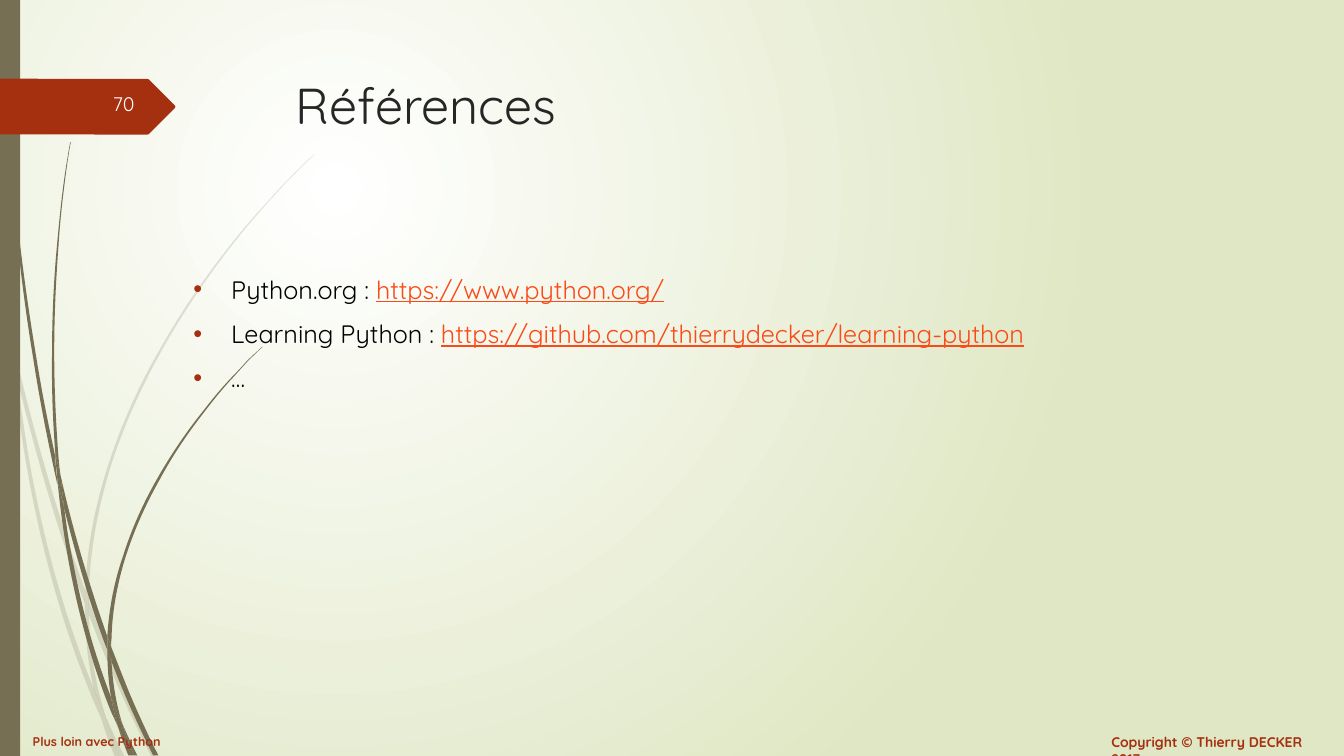
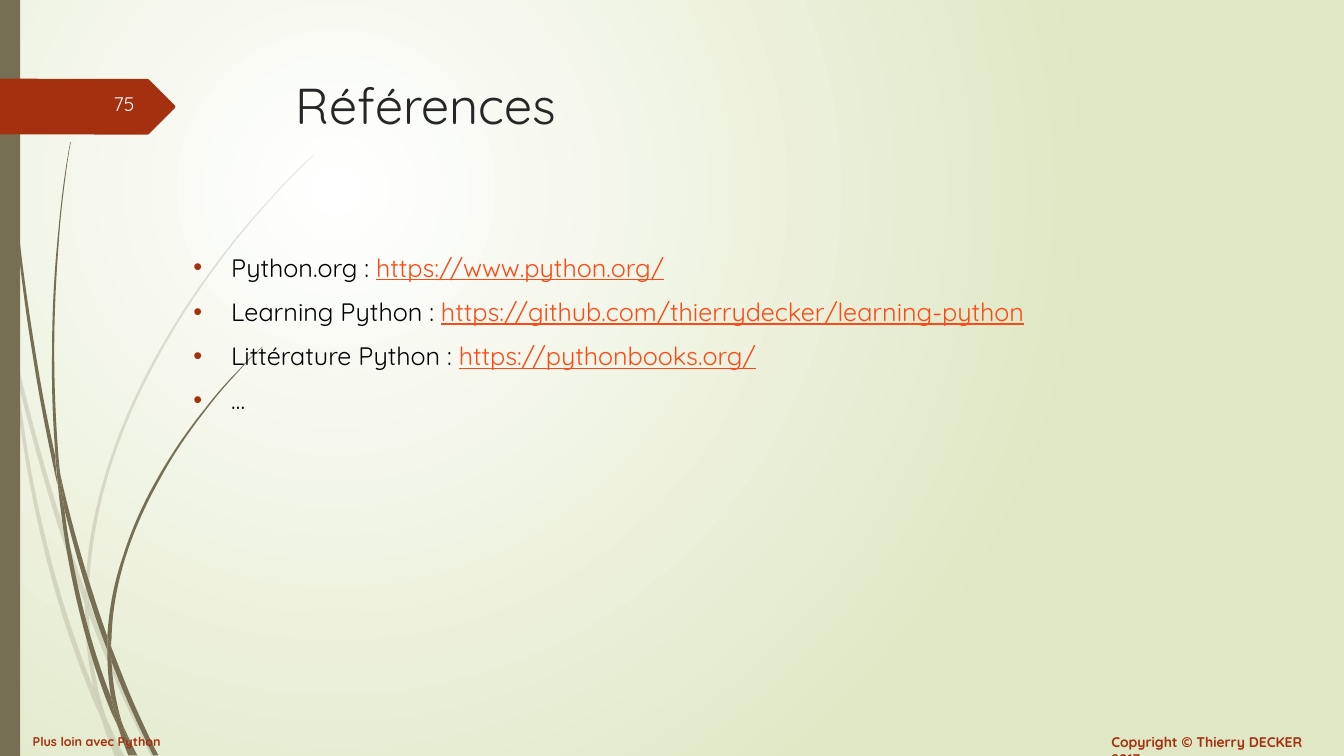
Before and after one commit to VikmanTheRacoon/learning-python, a slide deck: slide 75 of documentations/python-102.pptx (slide 70 before the commit). Drawn at 1344x756 pixels with LibreOffice and Linux fonts; fonts in the diff are those of the drawing. Boxes give left, top, right and bottom in pixels: in the first picture for what was removed or moved away, otherwise in the second. Text is boxed around its words. In the diff, an @@ line names an element or a change of style, - is before the commit and + after.

```diff
--- a/documentations/python-102.pptx
+++ b/documentations/python-102.pptx
@@ page number at (x1=114, y1=97, x2=135, y2=111): text changed @@
-70
+75
@@ text at (x1=231, y1=345, x2=756, y2=372): paragraph added @@
+• Littérature Python : https://pythonbooks.org/
```
Also in this commit, not shown: 1 other slide changed, 5 slides added, 1 other file.
